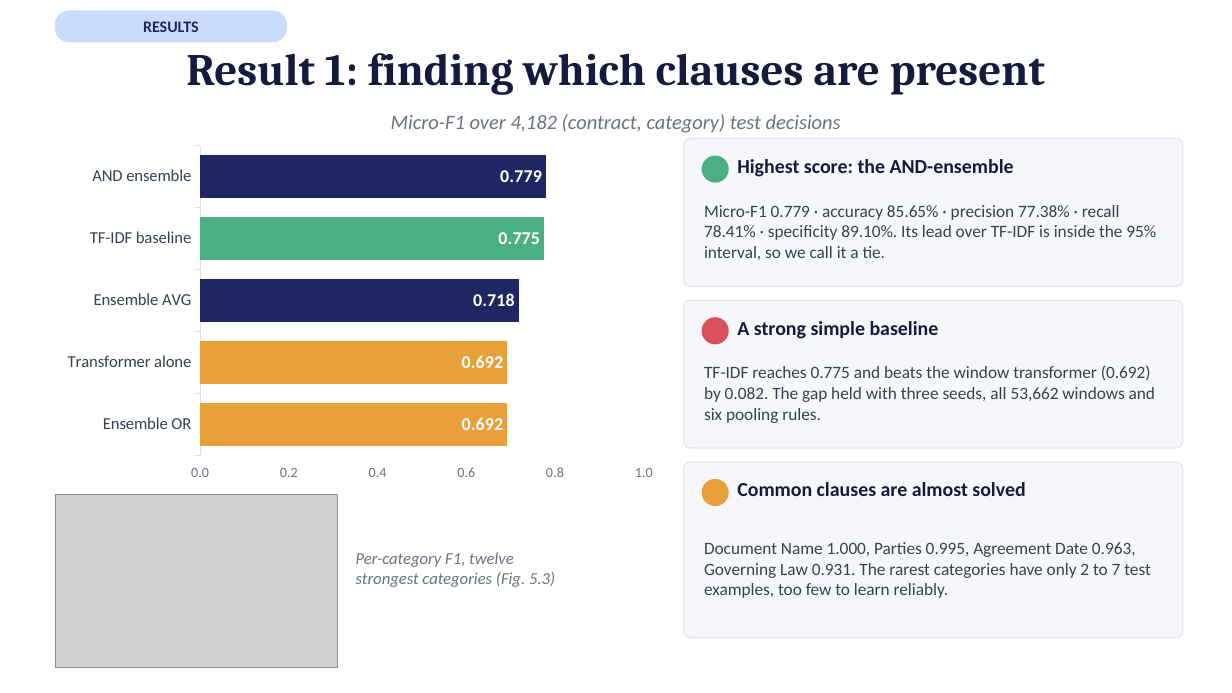
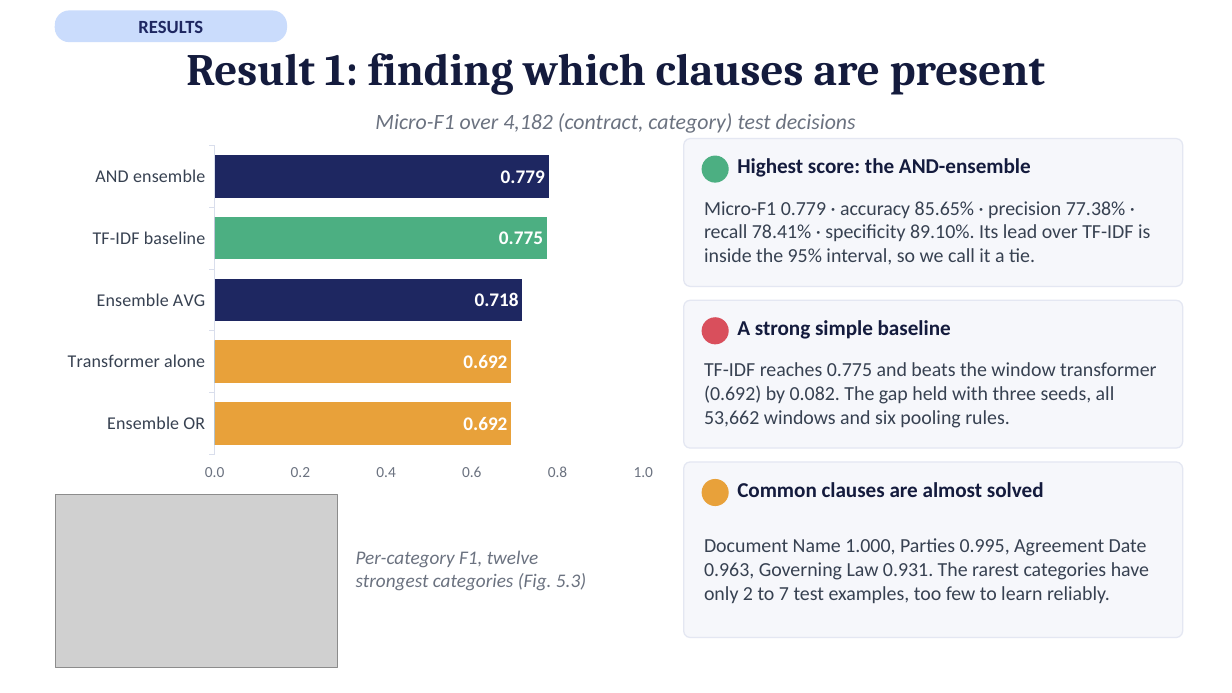
Before and after one commit to afnanmz168/clausify-p3, a slide deck: slide 12 of P25301051-p3-presentation-15-slides.pptx. Drawn at 1232x693 pixels with LibreOffice and Linux fonts; fonts in the diff are those of the drawing; grey boxes stand for pictures. Boxes give left, top, right and bottom in pixels: in the first picture for what was removed or moved away, otherwise in the second. Text is boxed around its words. In the diff, an @@ line names an element or a change of style, - is before the commit and + after.

```diff
--- a/P25301051-p3-presentation-15-slides.pptx
+++ b/P25301051-p3-presentation-15-slides.pptx
@@ text "RESULTS" at (138,21,203,33): size 12.5 to 14.5 pt @@
@@ text "Micro-F1 over 4,182 (contract, category) ..." at (375,113,856,133): size 16 to 17 pt @@
@@ bar stacked chart at (55,139,665,489) @@
@@ data labels of Series 1 changed @@
@@ data labels of Series 2 changed @@
@@ data labels of Series 3 changed @@
@@ category axis changed @@
@@ value axis changed @@
@@ lettering changed @@
@@ size 15.5 to 16.5 pt in 3 elements at (737,158,1031,177), (737,320,951,339), (737,482,1044,497) @@
@@ text "Per-category F1, twelve" at (356,550,586,591): size 13 to 15 pt @@
@@ size 13.5 to 15.5 pt in 3 elements at (704,201,1150,264), (704,362,1156,428), (704,538,1149,603) @@
```
Also in this commit, not shown: 13 other slides changed.
